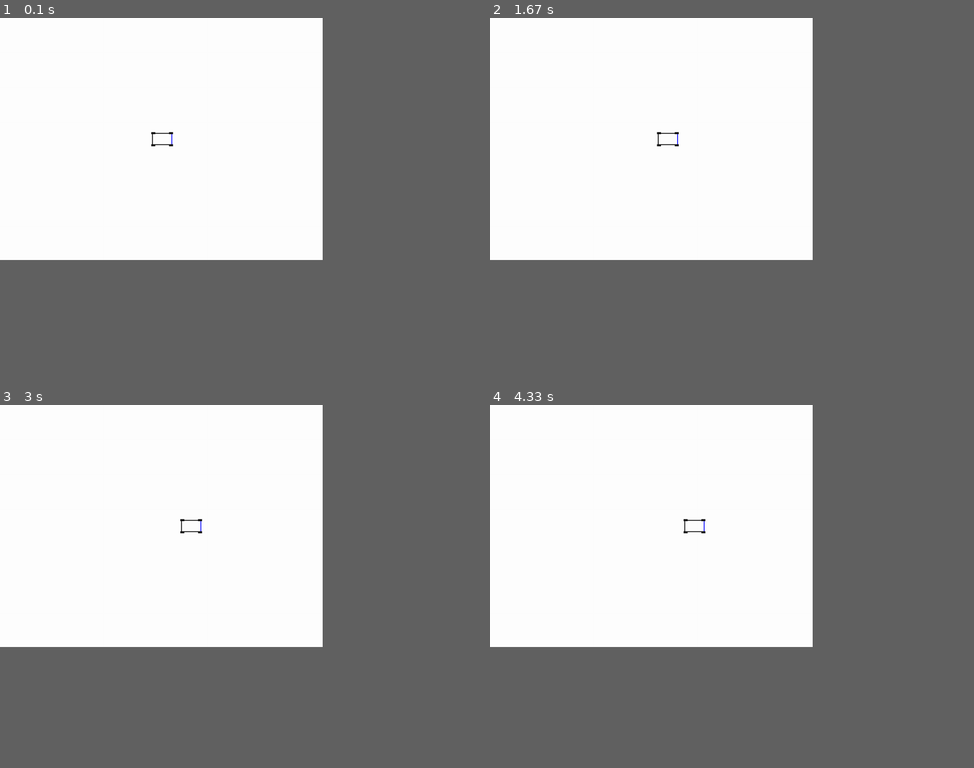
Above: before the commit, frames 1-4 (two rows, left to right).
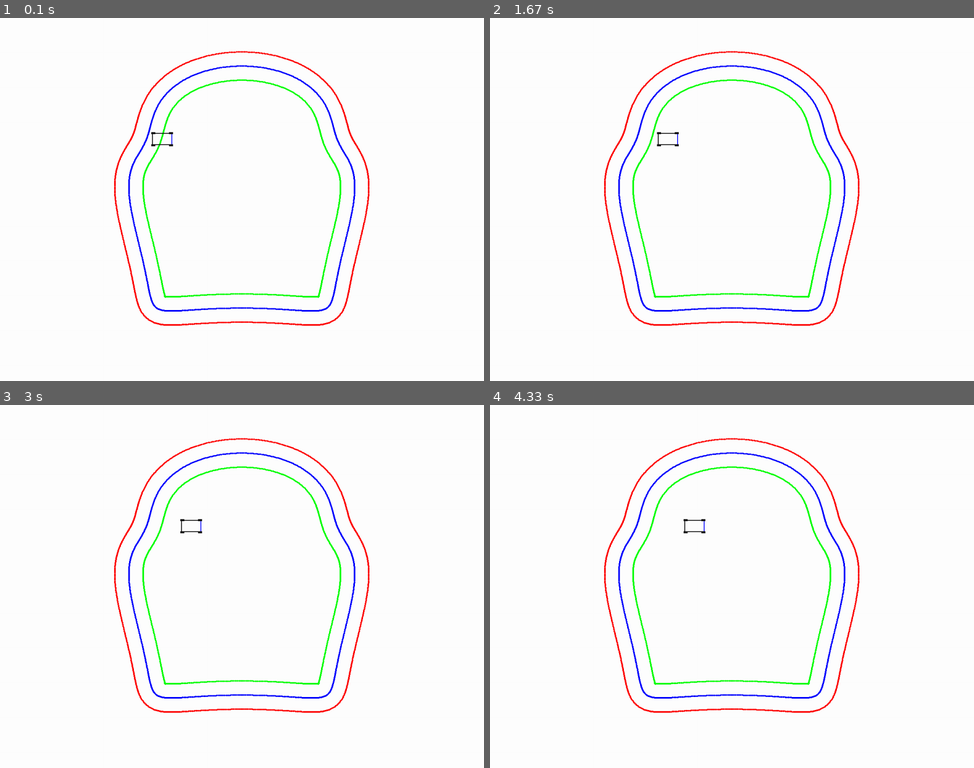
Above: after the commit, the same moments.

Repository: Mateo755/MPPI_Motion_Controller
Game: pygame game, started from main.py
Same seed, same stepped clock (60 frames per second), same inputs: the game is played once before the commit and once after it.
Inputs:
- Up to frame 1 (0.1 s): no input
- Up to frame 2 (1.67 s): no input
- Up to frame 3 (3 s): no input
- Up to frame 4 (4.33 s): no input
In our replay, the window is 600x450 before the commit and 900x675 after it. These sizes can differ from the game's own. Grey fills any space a smaller window leaves; there, only what the larger window draws over its background counts as a difference.

The runs differ from the first frame. In frame 1, 2.7% of the frame differs, in the area x 23-77%, y 9-85%; in frame 2, 2.7%; in frame 3, 2.7%; in frame 4, 2.7%.

Commit message:
Track display added to main loop

Diff:
--- a/main.py
+++ b/main.py
@@ -1,7 +1,28 @@
 import pygame
+import numpy as np
 
 from vehicle_model import VehicleModel
 from vehicle_sprite import VehicleSprite
+
+SCREEN_WIDTH = 1200
+SCREEN_HEIGHT = 900
+
+# Wczytaj punkty toru z CSV
+centerline = np.loadtxt("track_data/centerline.csv", delimiter=",", skiprows=1)
+left_edge = np.loadtxt("track_data/left_edge.csv", delimiter=",", skiprows=1)
+right_edge = np.loadtxt("track_data/right_edge.csv", delimiter=",", skiprows=1)
+
+# Automatyczne wyśrodkowanie i przeskalowanie
+track_center = centerline.mean(axis=0)  # [x̄, ȳ]
+scale = 5.0  # można zmieniać np. 3.0–10.0 w zależności od rozmiaru toru
+origin_x = SCREEN_WIDTH // 2 - track_center[0] * scale
+origin_y = SCREEN_HEIGHT // 2 - track_center[1] * scale
+
+def draw_track(screen, track, color, origin_x, origin_y, scale):
+    for point in track:
+        x = int(origin_x + point[0] * scale)
+        y = int(origin_y + point[1] * scale)
+        pygame.draw.circle(screen, color, (x, y), 2)
 
 
 # --- MAIN ---
@@ -9,7 +30,7 @@
     """Uruchamia główną pętlę programu w pygame"""
 
     pygame.init()                                       # Inicjalizacja Pygame
-    screen = pygame.display.set_mode((800, 600))
+    screen = pygame.display.set_mode((SCREEN_WIDTH, SCREEN_HEIGHT))
     clock = pygame.time.Clock()                         # Timer do kontroli liczby klatek na sekundę
 
     model = VehicleModel()                              # Tworzy model fizyczny pojazdu
@@ -36,6 +57,12 @@
         # ==========================================
 
         screen.fill((255, 255, 255))                    # Czyści ekran (biały)
+
+        # Rysuj tor
+        draw_track(screen, left_edge, (255, 0, 0), origin_x, origin_y, scale)
+        draw_track(screen, right_edge, (0, 255, 0), origin_x, origin_y, scale)
+        draw_track(screen, centerline, (0, 0, 255), origin_x, origin_y, scale)
+
         car.draw(screen)                                # Rysuje pojazd (korpus + koła)
         pygame.display.flip()                           # Wyświetla nową klatkę
     #----------------------------------------------------------------------------------------------------------
